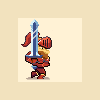
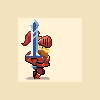
Two versions of the same layered image (100x100). Layer-by-layer changes:
pixels changed over [21, 29, 53, 79] (layer not identified)